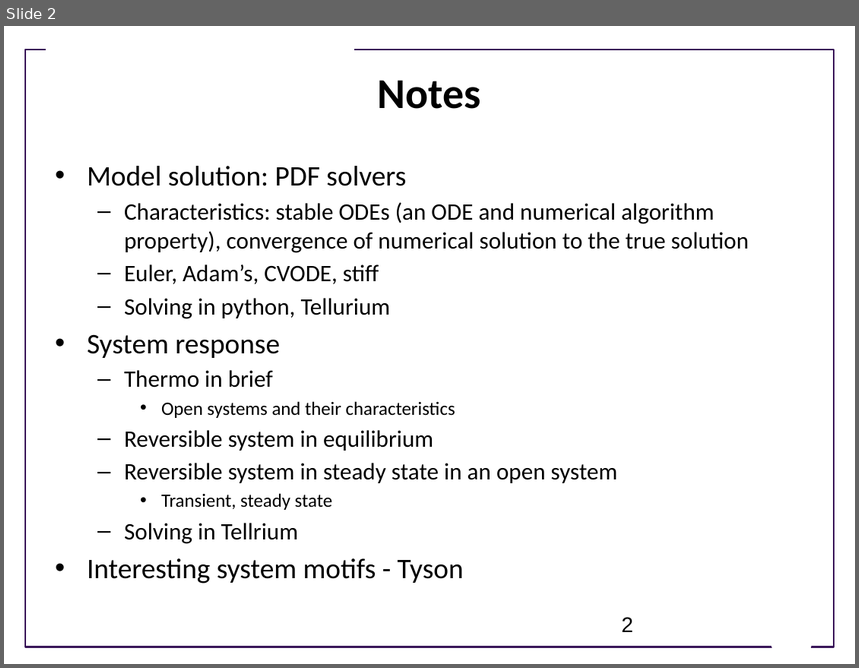
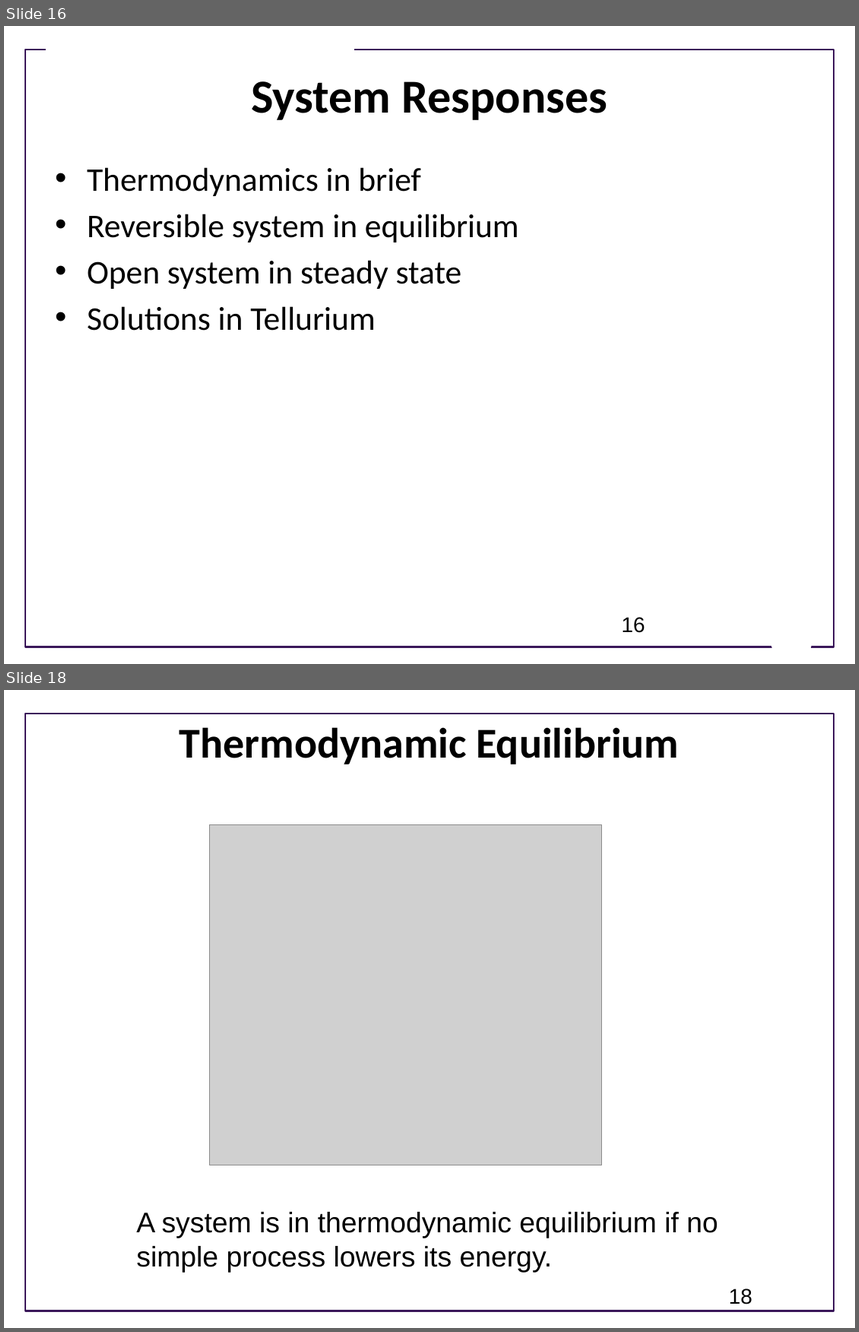
Before and after one commit to ModelEngineering/advancing-biomedical-models, a slide deck: Lectures/Week_2/CSE 599V Lecture 6 - Model Evaluation and System Responses.pptx. Shown one above the other, each under a label of ours: slide 2 before the commit, slides 16 and 18 after it; the slides between them are not shown. The pictures are 859x668 and 859x1332 pixels, drawn with LibreOffice and Linux fonts; fonts in the diff are those of the drawing; grey boxes stand for pictures; background and template pictures are left out. Boxes give left, top, right and bottom in pixels: in the first picture for what was removed or moved away, otherwise in the second. Text is boxed around its words. In the diff, an @@ line names an element or a change of style, - is before the commit and + after.

```diff
--- a/Lectures/Week_2/CSE 599V Lecture 6 - Model Evaluation and System Responses.pptx
+++ b/Lectures/Week_2/CSE 599V Lecture 6 - Model Evaluation and System Responses.pptx
@@ slide 18 added at bbox=[4, 690, 855, 1328], background #FFFFFF; not listed: 1 template element that a slide beside it also shows @@
@@ title added at bbox=[180, 727, 680, 764], 36 pt, text #000000, bold @@
+Thermodynamic Equilibrium
@@ picture added at bbox=[210, 825, 601, 1165] @@
@@ text added at bbox=[136, 1212, 718, 1273], 24 pt, text #000000 @@
+A system is in thermodynamic equilibrium if no simple process lowers its energy.
@@ page number added at bbox=[729, 1289, 753, 1305], 18 pt, text #000000 @@
+18
@@ what was slide 2 is now slide 16 @@
@@ slide 16 changed as well @@
@@ title added at bbox=[251, 81, 608, 120], 40 pt, text #000000, bold @@
+System Responses
@@ title removed at bbox=[378, 80, 481, 109] @@
-Notes
@@ text at bbox=[87, 167, 421, 196]: text changed; size 20 to 28 pt @@
-• Model solution: PDF solvers
-  – Characteristics: stable ODEs (an ODE and numerical algorithm property), convergence of numerical solution to the true solution
-  – Euler, Adam’s, CVODE, stiff
-  – Solving in python, Tellurium
-• System response
-  – Thermo in brief
-    • Open systems and their characteristics
+• Thermodynamics in brief
@@ text at bbox=[87, 214, 519, 243]: size 20 to 28 pt in "Reversible system in equilibrium"; bullet – to •; list level 2 to 1 in "Reversible system in equilibrium" @@
@@ text at bbox=[87, 260, 462, 331]: text changed; size 20 to 28 pt @@
-  – Reversible system in steady state in an open system
-    • Transient, steady state
-  – Solving in Tellrium
-• Interesting system motifs - Tyson
+• Open system in steady state
+• Solutions in Tellurium
@@ page number at bbox=[622, 617, 645, 633]: text changed @@
-2
+16
```
Also in this commit, not shown: 3 other slides changed, 24 other slides added, 25 slides removed.
